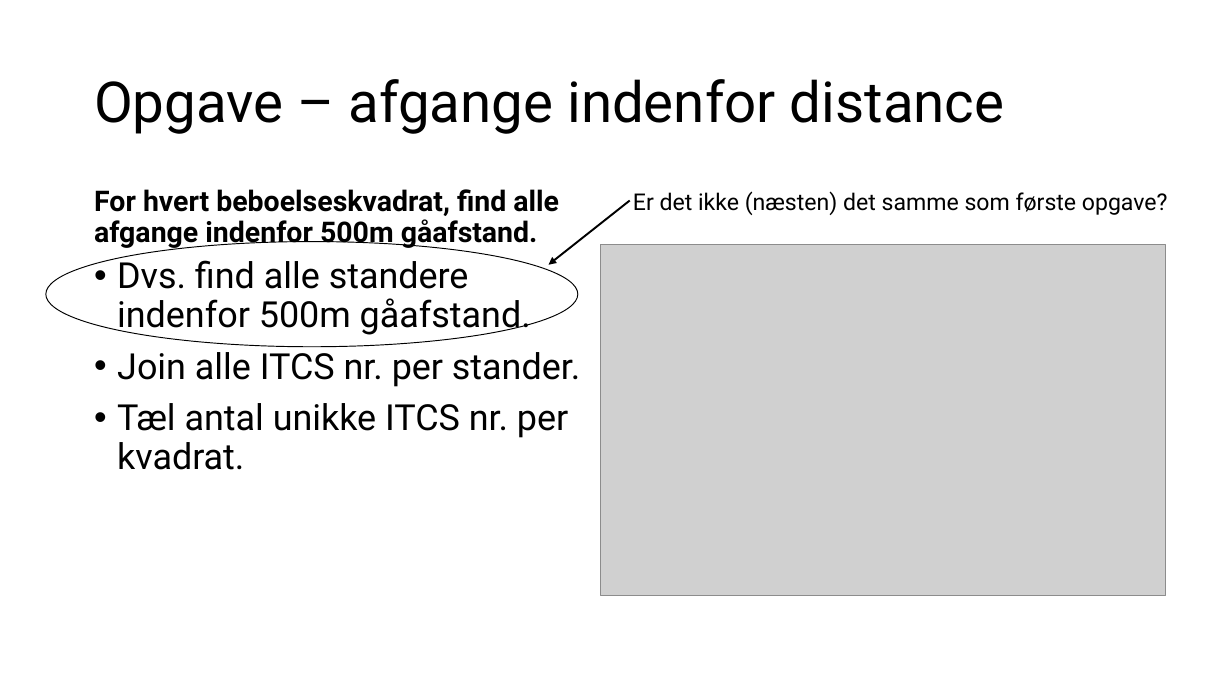
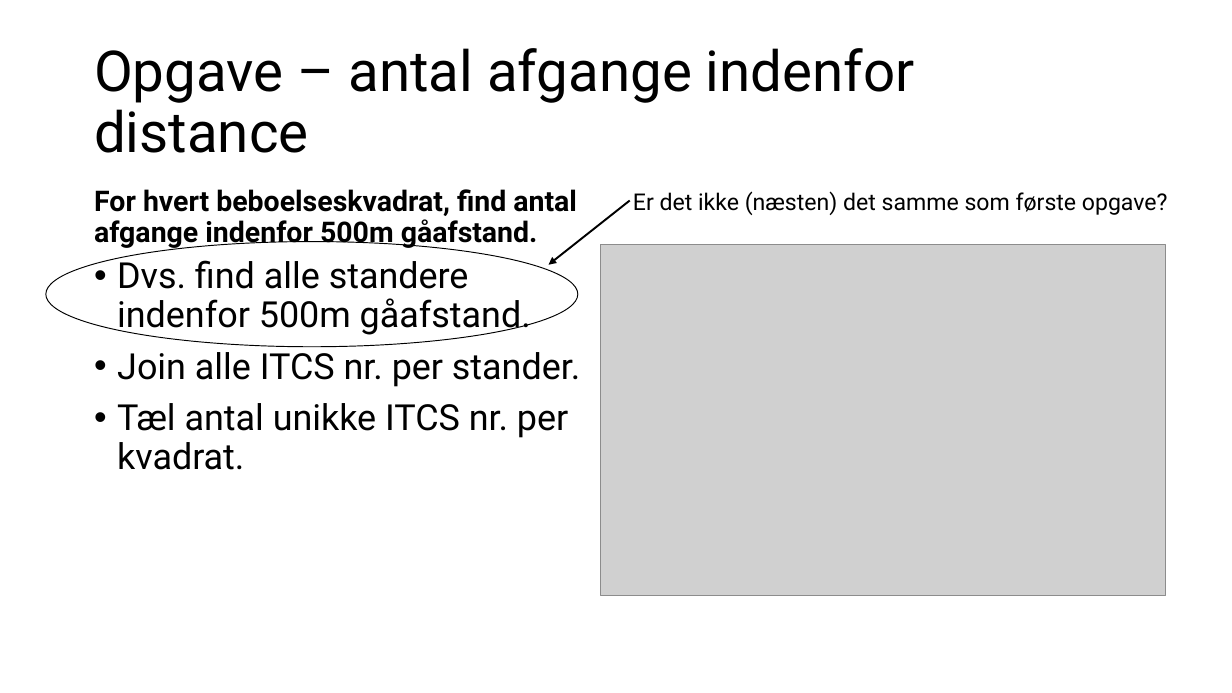
Before and after one commit to midttrafik/Kvadratnet, a slide deck: slide 5 of ERFA_præsentation.pptx (slide 4 before the commit). Drawn at 1232x693 pixels with LibreOffice and Linux fonts; fonts in the diff are those of the drawing; grey boxes stand for pictures. Boxes give left, top, right and bottom in pixels: in the first picture for what was removed or moved away, otherwise in the second. Text is boxed around its words. In the diff, an @@ line names an element or a change of style, - is before the commit and + after.

```diff
--- a/ERFA_præsentation.pptx
+++ b/ERFA_præsentation.pptx
@@ title at (94,48,915,153): text changed @@
-Opgave – afgange indenfor distance
+Opgave – antal afgange indenfor distance
@@ text at (94,189,577,250): text changed @@
-For hvert beboelseskvadrat, find alle afgange indenfor 500m gåafstand.
+For hvert beboelseskvadrat, find antal afgange indenfor 500m gåafstand.
```
Also in this commit, not shown: 3 other slides changed, 13 slides added.
